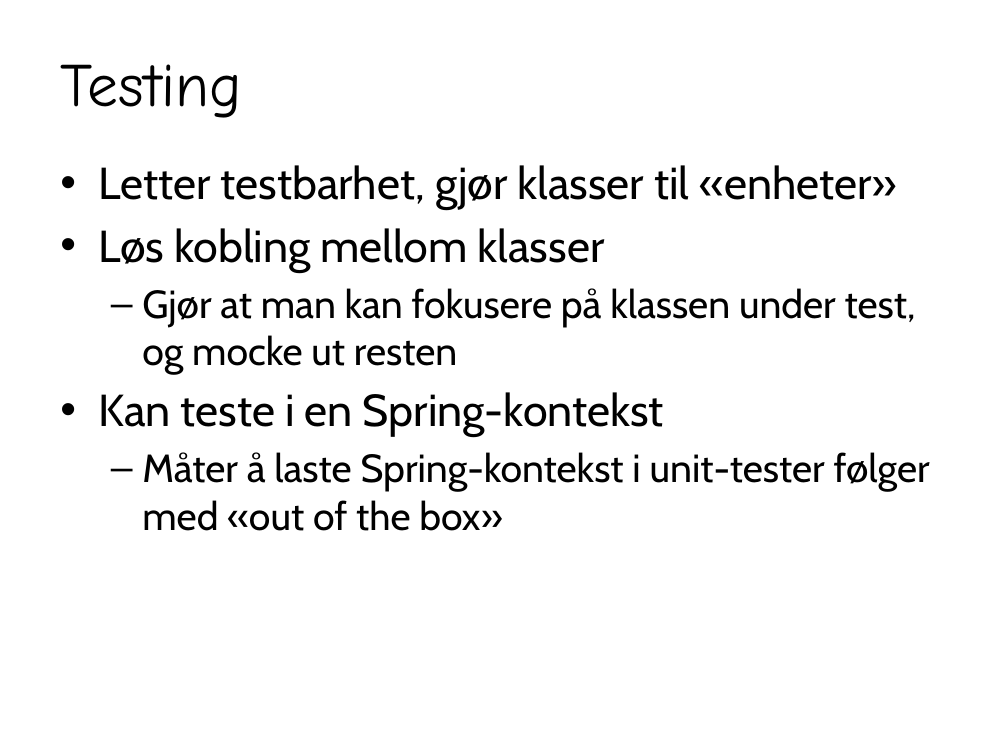
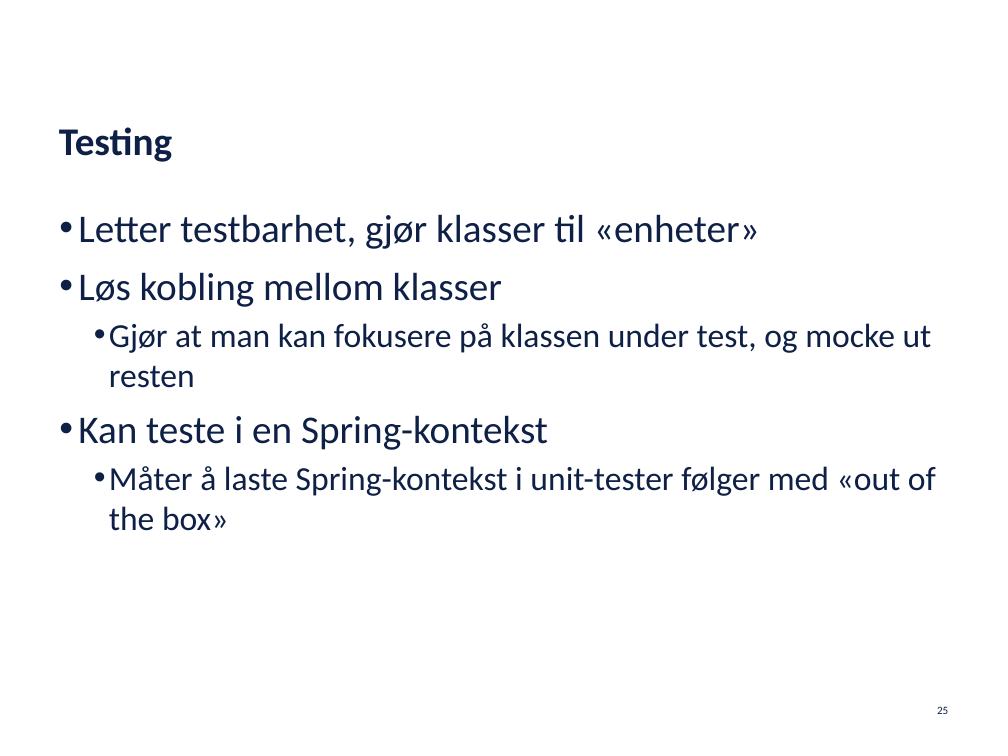
Before and after one commit to netcompanyno/springKurs, a slide deck: slide 25 of adm/Spring.pptx. Drawn at 1008x756 pixels with LibreOffice and Linux fonts; fonts in the diff are those of the drawing; background and template pictures are left out. Boxes give left, top, right and bottom in pixels: in the first picture for what was removed or moved away, otherwise in the second. Text is boxed around its words. In the diff, an @@ line names an element or a change of style, - is before the commit and + after.

```diff
--- a/adm/Spring.pptx
+++ b/adm/Spring.pptx
@@ title "Testing" moved from (x1=60, y1=64, x2=242, y2=118) to (x1=59, y1=127, x2=172, y2=162) @@
@@ title "Testing" at (x1=59, y1=127, x2=172, y2=162): size 44 to 28 pt, font Comic Neue to Calibri, text colour #000000 to #0F2047, bold on; line spacing 1 to 23pt; vertical alignment middle to bottom @@
@@ text "Letter testbarhet, gjør klasser til ..." moved from (x1=98, y1=165, x2=930, y2=531) to (x1=78, y1=214, x2=936, y2=531) @@
@@ text "Letter testbarhet, gjør klasser til ..." at (x1=78, y1=214, x2=936, y2=531): size 32 to 28 pt in "Letter testbarhet, gjør klasser til «enheter»", "Løs kobling mellom klasser", "Kan teste i en Spring-kontekst"; font Cabin to Calibri, text colour #000000 to #0F2047; size 28 to 24 pt in "Gjør at man kan fokusere på klassen ...", "Måter å laste Spring-kontekst i unit-tester følger ..."; indent changed; more space between paragraphs; bullet – to •; less space between paragraphs @@
@@ page number added at (x1=937, y1=706, x2=948, y2=714), 8 pt, text #0F2047 @@
+25
```
Also in this commit, not shown: 25 other slides changed, 1 slide added, 1 slide removed, 2 other files.
